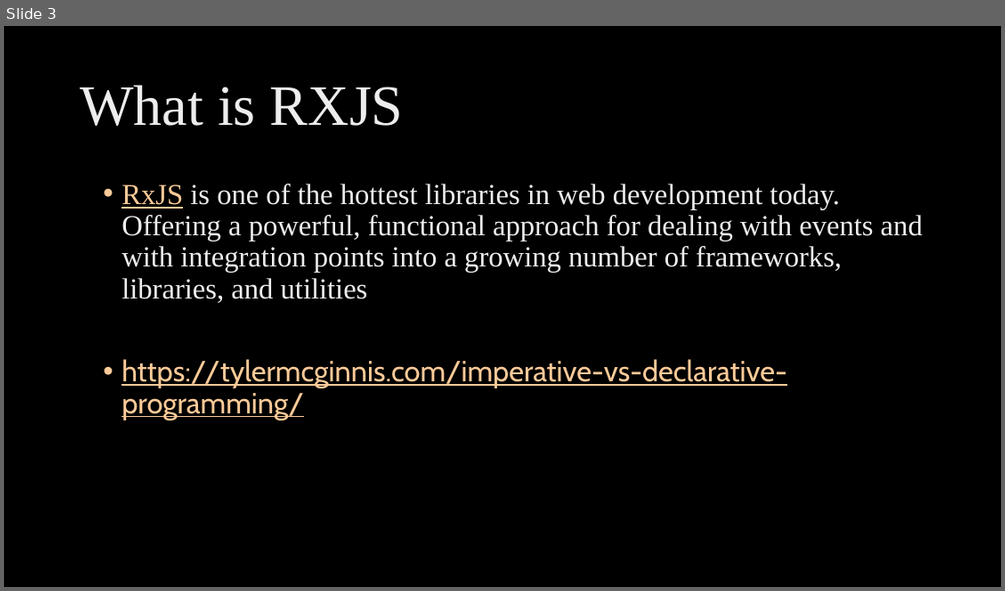
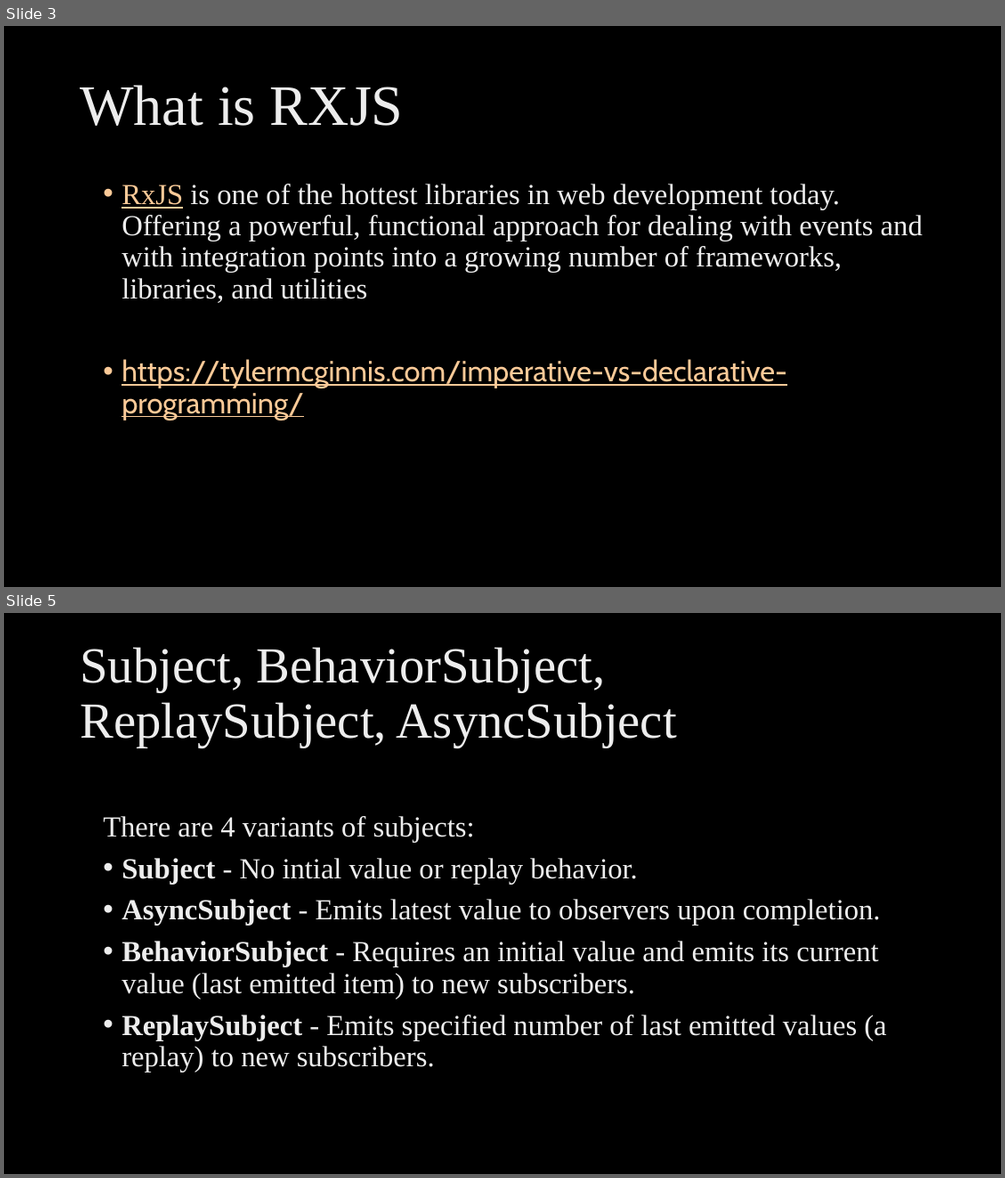
Before and after one commit to ngohungphuc/Presentation, a slide deck: RXJS Make it easy/RXJS Make it easy.pptx. Shown one above the other, each under a label of ours: slide 3 before the commit, slides 3 and 5 after it; the slides between them are not shown. The pictures are 1005x591 and 1005x1178 pixels, drawn with LibreOffice and Linux fonts; fonts in the diff are those of the drawing; background and template pictures are left out. Boxes give left, top, right and bottom in pixels: in the first picture for what was removed or moved away, otherwise in the second. Text is boxed around its words. In the diff, an @@ line names an element or a change of style, - is before the commit and + after.

```diff
--- a/RXJS Make it easy/RXJS Make it easy.pptx
+++ b/RXJS Make it easy/RXJS Make it easy.pptx
@@ slide 5 added at (x1=4, y1=613, x2=1001, y2=1174), background picture (left out) @@
@@ title added at (x1=80, y1=647, x2=677, y2=747), 48.6 pt, text gradient #BFBFBF to #EDEDED to #FFFFFF @@
+Subject, BehaviorSubject, ReplaySubject, AsyncSubject
@@ text added at (x1=103, y1=816, x2=886, y2=1071), 28 pt, text gradient #BFBFBF to #EDEDED to #FFFFFF @@
+There are 4 variants of subjects:
+• Subject - No intial value or replay behavior.
+• AsyncSubject - Emits latest value to observers upon completion.
+• BehaviorSubject - Requires an initial value and emits its current value (last emitted item) to new subscribers.
+• ReplaySubject - Emits specified number of last emitted values (a replay) to new subscribers.
```
Also in this commit, not shown: 1 other slide added.
